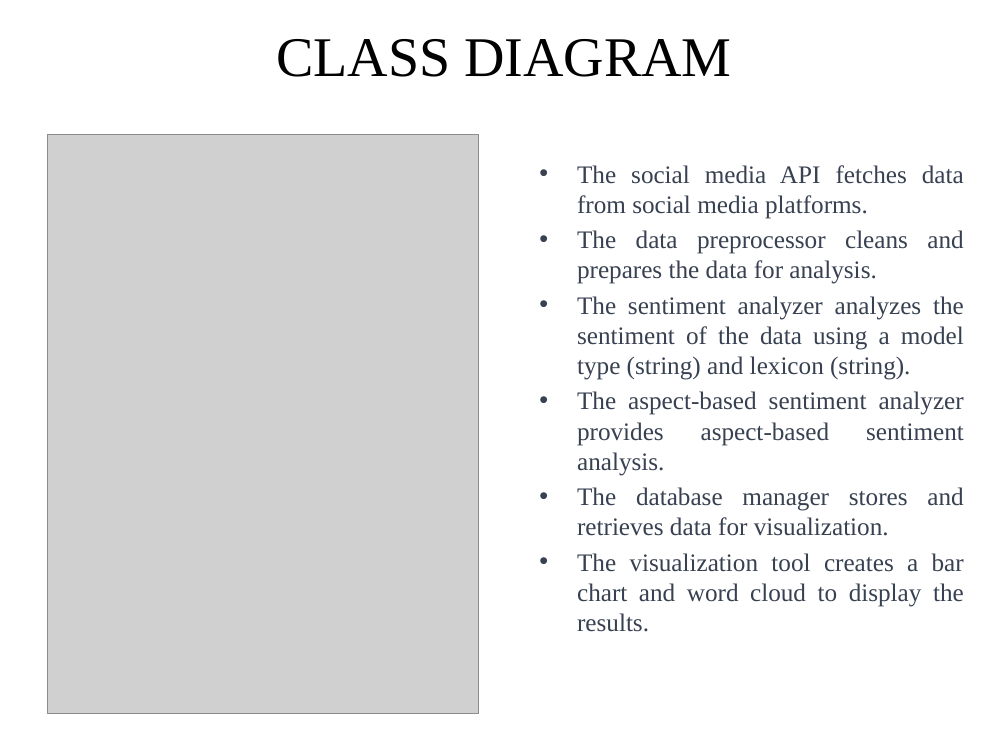
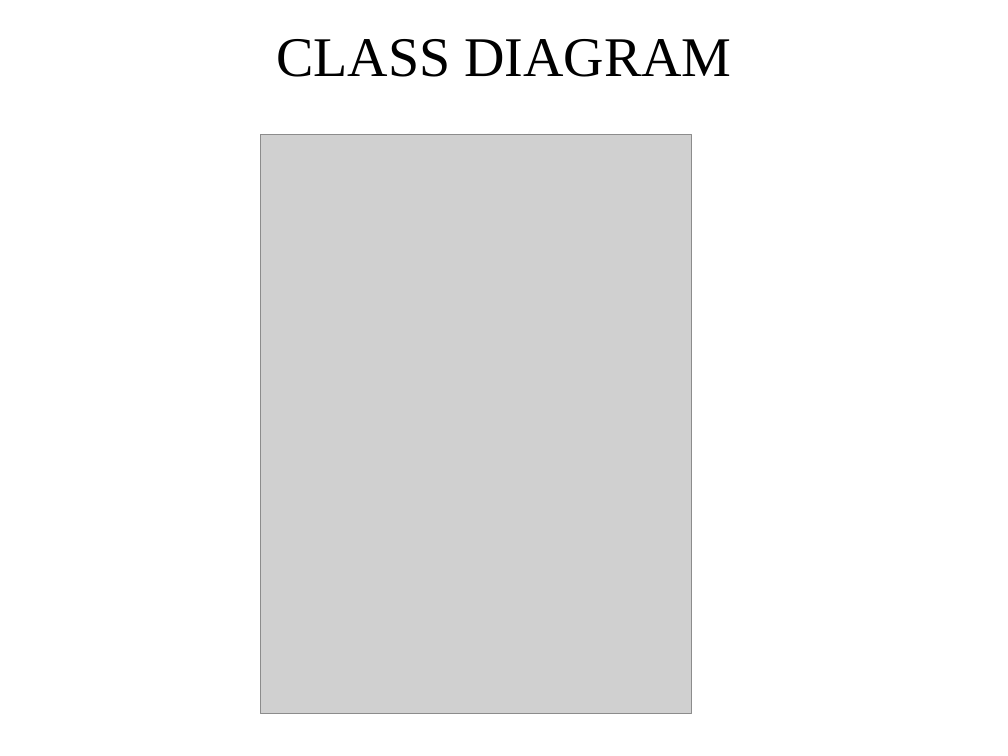
Before and after one commit to Gp13456/Gourav, a slide deck: slide 10 of mini final ppt2(2).pptx. Drawn at 1008x756 pixels with LibreOffice and Linux fonts; fonts in the diff are those of the drawing; grey boxes stand for pictures. Boxes give left, top, right and bottom in pixels: in the first picture for what was removed or moved away, otherwise in the second. Text is boxed around its words. In the diff, an @@ line names an element or a change of style, - is before the commit and + after.

```diff
--- a/mini final ppt2(2).pptx
+++ b/mini final ppt2(2).pptx
@@ picture: place and size @@
-picture at [47, 134, 479, 714]
+picture at [260, 134, 691, 714]
@@ text removed at [577, 165, 964, 632] @@
-• The social media API fetches data from social media platforms.
-• The data preprocessor cleans and prepares the data for analysis.
-• The sentiment analyzer analyzes the sentiment of the data using a model type (string) and lexicon (string).
-• The aspect-based sentiment analyzer provides aspect-based sentiment analysis.
-• The database manager stores and retrieves data for visualization.
-• The visualization tool creates a bar chart and word cloud to display the results.
```
Also in this commit, not shown: 2 other slides changed.
